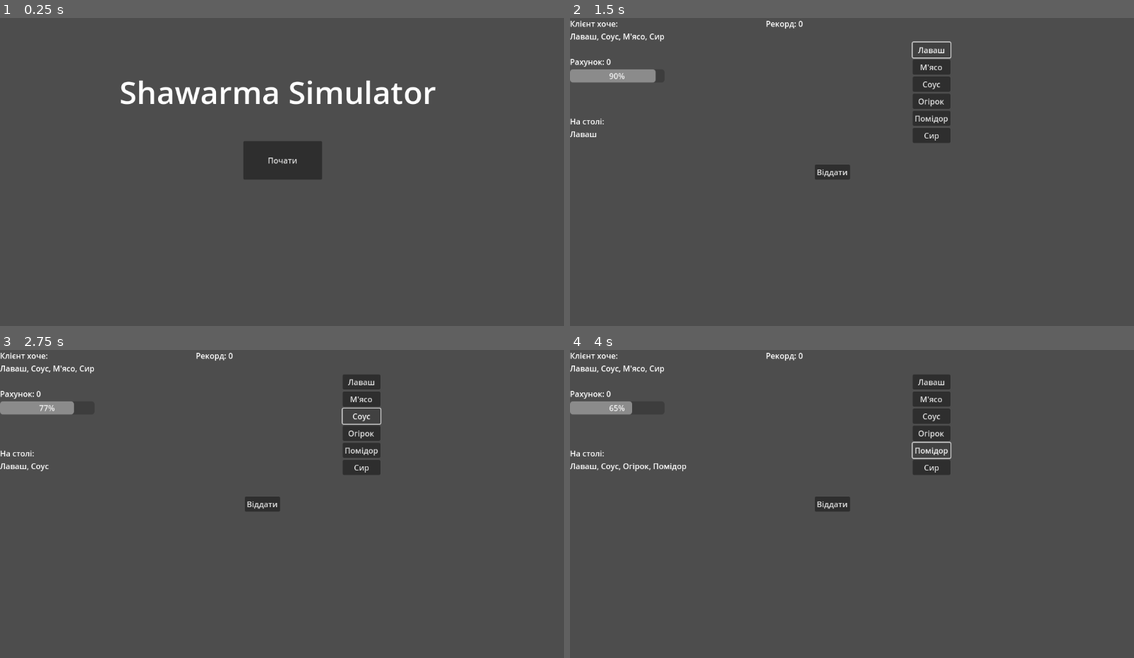
Above: before the commit, frames 1-4 (two rows, left to right).
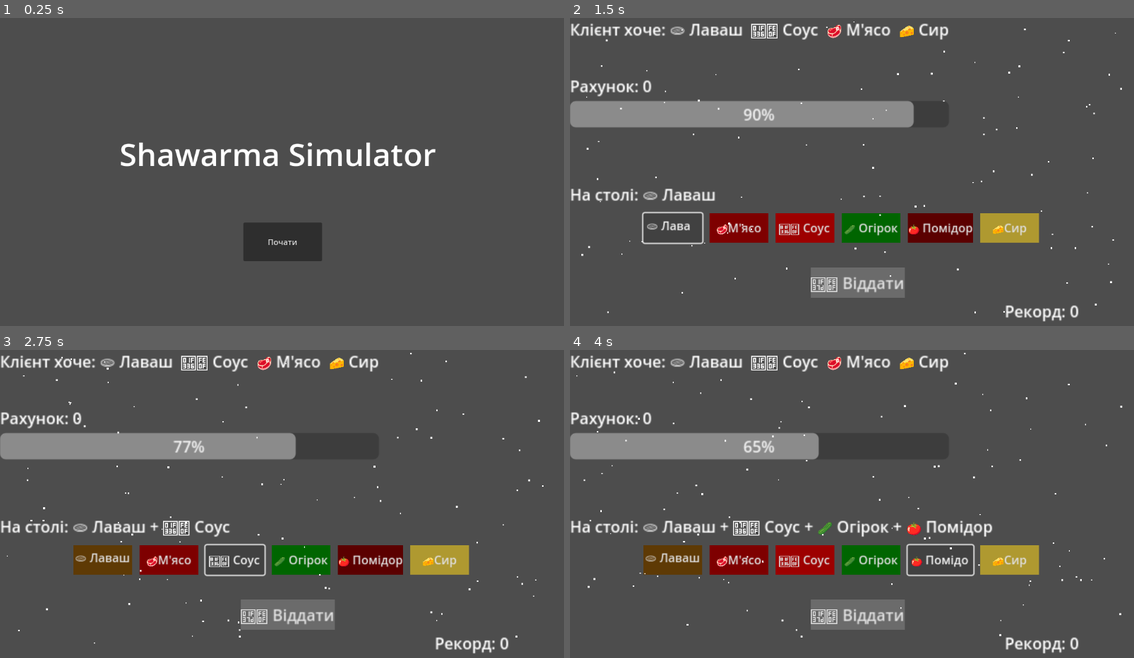
Above: after the commit, the same moments.

Repository: Ashitaima/space-shawarma
Game: Godot game, scene res://main_menu.tscn
The game is run twice, just before and just after one commit, with the same random seed, the same clock (stepped at 60 frames per second) and the same inputs.
Inputs:
- Up to frame 1 (0.25 s): no input
- Up to frame 2 (1.5 s): click "Почати" at 0.5 s; click "Лаваш" (after the commit: "🫓 Лаваш") at 1.25 s
- Up to frame 3 (2.75 s): click "Соус" (after the commit: "🌶️ Соус") at 2 s
- Up to frame 4 (4 s): click "Огірок" (after the commit: "🥒 Огірок") at 2.75 s; click "Помідор" (after the commit: "🍅 Помідор") at 3.5 s

The runs differ from the first frame. In frame 1, 6.2% of the frame differs, in the area x 21-78%, y 20-79%; in frame 2, 17%, in the area x 0-98%, y 0-99%; in frame 3, 17%; in frame 4, 17%.

Commit message:
Add min visual background, colors, emoji and scale up all

Diff:
--- a/game_level.gd
+++ b/game_level.gd
@@ -7,16 +7,24 @@
 var highscore: int = 0
 var is_game_over: bool = false
 
-# --- НОВЕ: Система Комбо ---
-var combo_multiplier: int = 0  # Скільки підряд вгадали
-
-# --- Складність ---
+# --- КОМБО І СКЛАДНІСТЬ ---
+var combo_multiplier: int = 0
 var difficulty_multiplier: float = 1.0
 const SAVE_PATH = "user://space_shawarma.save"
 
-# --- НАЛАШТУВАННЯ ---
-# Розширений список інгредієнтів
-var ingredients_list = ["Лаваш", "М'ясо", "Соус", "Огірок", "Помідор", "Сир"]
+# --- ЕФЕКТИ (Тряска) ---
+var shake_strength: float = 0.0
+
+# --- НАЛАШТУВАННЯ (З ЕМОДЗІ) ---
+# Ми використовуємо ці точні назви для генерації та перевірки
+var ingredients_list = [
+	"🫓 Лаваш",
+	"🥩 М'ясо",
+	"🌶️ Соус",
+	"🥒 Огірок",
+	"🍅 Помідор",
+	"🧀 Сир"
+]
 
 # --- ПОСИЛАННЯ (NODES) ---
 @onready var label_dish = $TableArea/CurrentDishLabel
@@ -24,26 +32,26 @@
 @onready var progress_patience = $CustomerArea/PatienceBar
 @onready var btn_serve = $Btn_Serve
 @onready var btn_restart = $Btn_Restart
-@onready var label_highscore = $HighscoreLabel # Переконайтесь, що він є в сцені
-@onready var label_combo = $ComboLabel       # НОВЕ: Лейбл для комбо
+@onready var label_highscore = $HighscoreLabel
+@onready var label_combo = $ComboLabel
 
 func _ready():
 	load_highscore()
 
-	# 1. Підключаємо кнопки (Старі + Нові)
-	$IngredientsArea/Btn_Pita.pressed.connect(func(): add_ingredient("Лаваш"))
-	$IngredientsArea/Btn_Meat.pressed.connect(func(): add_ingredient("М'ясо"))
-	$IngredientsArea/Btn_Sauce.pressed.connect(func(): add_ingredient("Соус"))
-
-	# НОВІ КНОПКИ (Переконайтесь, що створили їх у сцені!)
-	$IngredientsArea/Btn_Cucumber.pressed.connect(func(): add_ingredient("Огірок"))
-	$IngredientsArea/Btn_Tomato.pressed.connect(func(): add_ingredient("Помідор"))
-	$IngredientsArea/Btn_Cheese.pressed.connect(func(): add_ingredient("Сир"))
+	# 1. Підключаємо кнопки до нових назв з ЕМОДЗІ
+	# Важливо: Назви тут мають співпадати зі списком ingredients_list
+	$IngredientsArea/Btn_Pita.pressed.connect(func(): add_ingredient("🫓 Лаваш"))
+	$IngredientsArea/Btn_Meat.pressed.connect(func(): add_ingredient("🥩 М'ясо"))
+	$IngredientsArea/Btn_Sauce.pressed.connect(func(): add_ingredient("🌶️ Соус"))
+
+	# Додаткові інгредієнти
+	$IngredientsArea/Btn_Cucumber.pressed.connect(func(): add_ingredient("🥒 Огірок"))
+	$IngredientsArea/Btn_Tomato.pressed.connect(func(): add_ingredient("🍅 Помідор"))
+	$IngredientsArea/Btn_Cheese.pressed.connect(func(): add_ingredient("🧀 Сир"))
 
 	btn_serve.pressed.connect(_on_serve_pressed)
 	btn_restart.pressed.connect(_on_restart_pressed)
 
-	# Ховаємо зайве на старті
 	btn_restart.visible = false
 	label_combo.text = ""
 
@@ -52,10 +60,22 @@
 func _process(delta):
 	if is_game_over: return
 
+	# 1. Логіка терпіння
 	progress_patience.value -= delta * 10 * difficulty_multiplier
-
 	if progress_patience.value <= 0:
 		game_over()
+
+	# 2. Логіка тряски екрану (Shake)
+	if shake_strength > 0:
+		# Зменшуємо силу тряски з часом (lerp)
+		shake_strength = lerp(shake_strength, 0.0, 5.0 * delta)
+		# Зсуваємо весь екран випадково
+		self.position = Vector2(
+			randf_range(-shake_strength, shake_strength),
+			randf_range(-shake_strength, shake_strength)
+		)
+	else:
+		self.position = Vector2.ZERO
 
 # --- МЕХАНІКА ---
 
@@ -64,19 +84,20 @@
 	current_stack.append(item_name)
 	update_ui()
 
+	# Маленький звук/ефект при додаванні можна додати тут
+
 func new_customer():
 	current_stack.clear()
 	target_order.clear()
 
-	# Збільшуємо розмір замовлення, бо інгредієнтів стало більше (від 3 до 5)
 	var order_size = randi_range(3, 5)
 
-	# 1. Завжди Лаваш
-	target_order.append("Лаваш")
-
-	# 2. Вибираємо начинку (БЕЗ Лаваша)
+	# Завжди Лаваш (використовуємо назву з емодзі!)
+	target_order.append("🫓 Лаваш")
+
+	# Начинка (все крім Лаваша)
 	var fillings = ingredients_list.duplicate()
-	fillings.erase("Лаваш")
+	fillings.erase("🫓 Лаваш")
 
 	for i in range(order_size - 1):
 		target_order.append(fillings.pick_random())
@@ -90,25 +111,28 @@
 	if is_game_over: return
 
 	if current_stack == target_order:
-		# --- УСПІХ (COMBO UP) ---
+		# --- УСПІХ ---
 		combo_multiplier += 1
-
-		# Базова нагорода (10) + Бонус за комбо (5 * комбо)
 		var bonus = (combo_multiplier - 1) * 5
 		score += 10 + bonus
 
 		visual_feedback(true)
-		show_combo_effect() # Показуємо анімацію комбо
+		show_combo_effect()
+
+		# Запускаємо анімацію видачі перед тим, як очистити UI
+		animate_serving_dish()
+
 		new_customer()
 	else:
-		# --- ПОМИЛКА (COMBO RESET) ---
+		# --- ПОМИЛКА ---
 		if combo_multiplier > 1:
-			show_combo_break_effect() # Ефект "Розбите комбо"
-
+			show_combo_break_effect()
 		combo_multiplier = 0
-		label_combo.text = "" # Ховаємо напис
+		label_combo.text = ""
 
 		visual_feedback(false)
+		apply_shake(15.0) # <--- ТРЯСЕМО ЕКРАН!
+
 		progress_patience.value -= 25
 		current_stack.clear()
 		update_ui()
@@ -116,42 +140,66 @@
 func _on_restart_pressed():
 	get_tree().reload_current_scene()
 
-# --- ВІЗУАЛ ---
+# --- ВІЗУАЛ ТА ЕФЕКТИ ---
+
+func apply_shake(strength: float):
+	shake_strength = strength
+
+func animate_serving_dish():
+	# 1. Створюємо копію лейбла, який буде летіти
+	var flying_label = label_dish.duplicate()
+	add_child(flying_label)
+
+	# Позиція така ж, як у оригіналу (щоб гравець не помітив підміни)
+	flying_label.position = label_dish.position
+	# Робимо його поверх усього
+	flying_label.z_index = 10
+
+	# 2. Налаштовуємо анімацію (Tween)
+	var tween = create_tween()
+	# Летить вправо і вгору (до клієнта) за 0.5 сек
+	tween.tween_property(flying_label, "position", flying_label.position + Vector2(300, -200), 0.5).set_trans(Tween.TRANS_BACK).set_ease(Tween.EASE_IN)
+	# Одночасно зникає (прозорість -> 0)
+	tween.parallel().tween_property(flying_label, "modulate:a", 0.0, 0.5)
+
+	# 3. Видаляємо копію після завершення
+	tween.tween_callback(flying_label.queue_free)
 
 func show_combo_effect():
 	if combo_multiplier > 1:
 		label_combo.text = "COMBO x" + str(combo_multiplier) + "!"
-
-		# Анімація "підстрибування" тексту
 		label_combo.scale = Vector2(1.5, 1.5)
+		label_combo.modulate = Color.YELLOW
+
 		var tween = create_tween()
 		tween.tween_property(label_combo, "scale", Vector2(1.0, 1.0), 0.2).set_trans(Tween.TRANS_BOUNCE)
-		label_combo.modulate = Color.YELLOW # Золотий колір
 	else:
 		label_combo.text = ""
 
 func show_combo_break_effect():
 	label_combo.text = "COMBO LOST..."
 	label_combo.modulate = Color.RED
-
 	var tween = create_tween()
-	# Текст зникає (прозорість -> 0) за 1 секунду
 	tween.tween_property(label_combo, "modulate:a", 0.0, 1.0)
 
 func visual_feedback(is_success: bool):
 	var tween = create_tween()
 	if is_success:
-		self.modulate = Color(0.6, 1.0, 0.6) # Зеленуватий
-	else:
-		self.modulate = Color(1.0, 0.6, 0.6) # Червонуватий
+		self.modulate = Color(0.6, 1.0, 0.6)
+	else:
+		self.modulate = Color(1.0, 0.6, 0.6)
 	tween.tween_property(self, "modulate", Color.WHITE, 0.2)
 
 func update_ui():
-	var dish_text = ", ".join(current_stack)
-	var order_text = ", ".join(target_order)
-
-	label_dish.text = "На столі:\n" + dish_text
-	label_order.text = "Клієнт хоче:\n" + order_text + "\n\nРахунок: " + str(score)
+	# ЗМІНА: Використовуємо " + " для столу та пробіли для замовлення
+	# Було: "\n".join(...)
+	var dish_text = " + ".join(current_stack)
+	var order_text = "  ".join(target_order)
+
+	# ЗМІНА: Прибираємо переноси рядків після "На столі:" та "Клієнт хоче:"
+	# Щоб текст йшов в один рядок відразу за двокрапкою
+	label_dish.text = "На столі: " + dish_text
+	label_order.text = "Клієнт хоче: " + order_text + "\n\nРахунок: " + str(score)
 
 	if score > highscore:
 		label_highscore.text = "Рекорд: " + str(score)
@@ -178,4 +226,4 @@
 	label_order.text = "ГРУ ЗАКІНЧЕНО!\nРахунок: " + str(score)
 	btn_serve.disabled = true
 	btn_restart.visible = true
-	label_combo.text = "" # Ховаємо комбо в кінці
+	label_combo.text = ""
--- a/game_level.tscn
+++ b/game_level.tscn
@@ -1,62 +1,100 @@
-[gd_scene load_steps=2 format=3 uid="uid://coml4i5p12i3s"]
+[gd_scene load_steps=9 format=3 uid="uid://coml4i5p12i3s"]
 
 [ext_resource type="Script" uid="uid://weihnulnl81x" path="res://game_level.gd" id="1_bwyfi"]
+
+[sub_resource type="StyleBoxFlat" id="StyleBoxFlat_bwyfi"]
+bg_color = Color(0.36926877, 0.22772616, 0.022060297, 1)
+
+[sub_resource type="StyleBoxFlat" id="StyleBoxFlat_df5pp"]
+bg_color = Color(0.49424565, 0, 0, 1)
+
+[sub_resource type="StyleBoxFlat" id="StyleBoxFlat_ibsu8"]
+bg_color = Color(0.6156863, 0, 0, 1)
+
+[sub_resource type="StyleBoxFlat" id="StyleBoxFlat_qsd0w"]
+bg_color = Color(0, 0.39607844, 0, 1)
+
+[sub_resource type="StyleBoxFlat" id="StyleBoxFlat_g7mx2"]
+bg_color = Color(0.35686275, 0, 0, 1)
+
+[sub_resource type="StyleBoxFlat" id="StyleBoxFlat_efyo6"]
+bg_color = Color(0.68717164, 0.59826165, 0.18998307, 1)
+
+[sub_resource type="StyleBoxFlat" id="StyleBoxFlat_wqyo1"]
+bg_color = Color(0.41981313, 0.41981313, 0.4198131, 1)
 
 [node name="GameLevel" type="Control"]
 layout_mode = 3
 anchors_preset = 15
 anchor_right = 1.0
 anchor_bottom = 1.0
+offset_bottom = 1.0
 grow_horizontal = 2
 grow_vertical = 2
 script = ExtResource("1_bwyfi")
 
 [node name="TableArea" type="VBoxContainer" parent="."]
 layout_mode = 0
-offset_top = 200.0
+offset_top = 338.0
 offset_right = 50.0
-offset_bottom = 240.0
+offset_bottom = 378.0
+scale = Vector2(2, 2)
 
 [node name="CurrentDishLabel" type="Label" parent="TableArea"]
 layout_mode = 2
 text = "Empty"
 
-[node name="IngredientsArea" type="VBoxContainer" parent="."]
+[node name="IngredientsArea" type="BoxContainer" parent="."]
 layout_mode = 0
-offset_left = 700.0
-offset_top = 50.0
-offset_right = 763.0
-offset_bottom = 151.0
+offset_left = 150.0
+offset_top = 400.0
+offset_right = 696.0
+offset_bottom = 440.0
+scale = Vector2(1.5, 1.5)
+theme_override_constants/separation = 10
 
 [node name="Btn_Pita" type="Button" parent="IngredientsArea"]
+custom_minimum_size = Vector2(80, 0)
 layout_mode = 2
-text = "Лаваш"
+theme_override_styles/normal = SubResource("StyleBoxFlat_bwyfi")
+text = "🫓 Лаваш"
 
 [node name="Btn_Meat" type="Button" parent="IngredientsArea"]
+custom_minimum_size = Vector2(80, 0)
 layout_mode = 2
-text = "М'ясо"
+theme_override_styles/normal = SubResource("StyleBoxFlat_df5pp")
+text = "🥩М'ясо"
 
 [node name="Btn_Sauce" type="Button" parent="IngredientsArea"]
+custom_minimum_size = Vector2(80, 0)
 layout_mode = 2
-text = "Соус"
+theme_override_styles/normal = SubResource("StyleBoxFlat_ibsu8")
+text = "🌶️ Соус"
 
 [node name="Btn_Cucumber" type="Button" parent="IngredientsArea"]
+custom_minimum_size = Vector2(80, 0)
 layout_mode = 2
-text = "Огірок"
+theme_override_styles/normal = SubResource("StyleBoxFlat_qsd0w")
+text = "🥒 Огірок"
 
 [node name="Btn_Tomato" type="Button" parent="IngredientsArea"]
+custom_minimum_size = Vector2(80, 0)
 layout_mode = 2
-text = "Помідор
+theme_override_styles/normal = SubResource("StyleBoxFlat_g7mx2")
+text = "🍅 Помідор
 "
 
 [node name="Btn_Cheese" type="Button" parent="IngredientsArea"]
+custom_minimum_size = Vector2(80, 0)
 layout_mode = 2
-text = "Сир"
+theme_override_styles/normal = SubResource("StyleBoxFlat_efyo6")
+text = "🧀Сир"
 
 [node name="CustomerArea" type="VBoxContainer" parent="."]
 layout_mode = 0
 offset_right = 156.0
 offset_bottom = 54.0
+scale = Vector2(2, 2)
 
 [node name="OrderLabel" type="Label" parent="CustomerArea"]
 layout_mode = 2
@@ -67,11 +105,13 @@
 
 [node name="Btn_Serve" type="Button" parent="."]
 layout_mode = 0
-offset_left = 500.0
-offset_top = 300.0
-offset_right = 572.0
-offset_bottom = 331.0
-text = "Віддати"
+offset_left = 492.0
+offset_top = 511.0
+offset_right = 582.0
+offset_bottom = 542.0
+scale = Vector2(2, 2)
+theme_override_styles/normal = SubResource("StyleBoxFlat_wqyo1")
+text = "🍽️ Віддати"
 
 [node name="Btn_Restart" type="Button" parent="."]
 visible = false
@@ -80,13 +120,16 @@
 offset_top = 250.0
 offset_right = 615.0
 offset_bottom = 281.0
+scale = Vector2(2, 2)
 text = "Спробувати ще раз"
 
 [node name="HighscoreLabel" type="Label" parent="."]
 layout_mode = 0
-offset_left = 400.0
-offset_right = 556.0
-offset_bottom = 23.0
+offset_left = 888.0
+offset_top = 577.0
+offset_right = 1044.0
+offset_bottom = 600.0
+scale = Vector2(2, 2)
 text = "Рекорд: 0"
 
 [node name="ComboLabel" type="Label" parent="."]
@@ -95,4 +138,17 @@
 offset_top = 100.0
 offset_right = 448.0
 offset_bottom = 123.0
+scale = Vector2(2, 2)
 theme_override_colors/font_color = Color(1, 0.78431374, 0.23137255, 1)
+
+[node name="CPUParticles2D" type="CPUParticles2D" parent="."]
+position = Vector2(555, 304)
+amount = 100
+emission_shape = 3
+emission_rect_extents = Vector2(550, 300)
+spread = 0.0
+gravity = Vector2(0, 0)
+initial_velocity_min = 10.0
+initial_velocity_max = 50.0
+scale_amount_min = 2.0
+scale_amount_max = 4.0
--- a/main_menu.tscn
+++ b/main_menu.tscn
@@ -17,17 +17,17 @@
 [node name="Label" type="Label" parent="."]
 layout_mode = 0
 offset_left = 244.0
-offset_top = 107.0
+offset_top = 234.0
 offset_right = 890.0
-offset_bottom = 195.0
+offset_bottom = 322.0
 text = "Shawarma Simulator"
 label_settings = SubResource("LabelSettings_rhts7")
 
 [node name="StartButton" type="Button" parent="."]
 layout_mode = 0
 offset_left = 497.0
-offset_top = 252.0
+offset_top = 419.0
 offset_right = 658.0
-offset_bottom = 331.0
+offset_bottom = 498.0
 text = "Почати
 "
